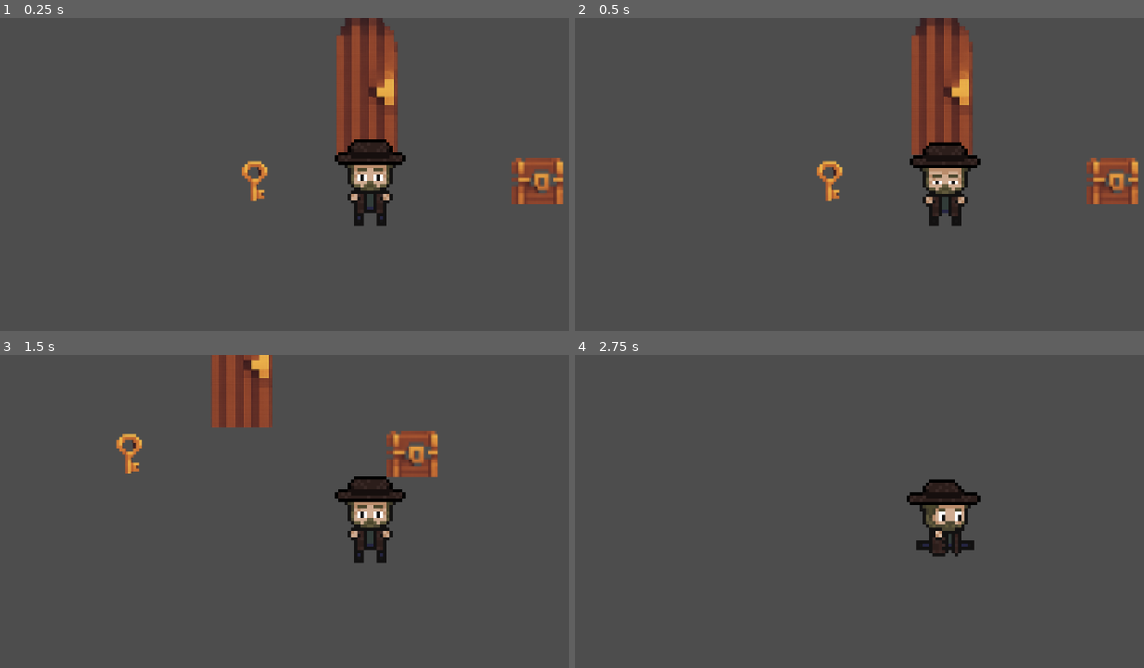
Above: before the commit, frames 1-4 (two rows, left to right).
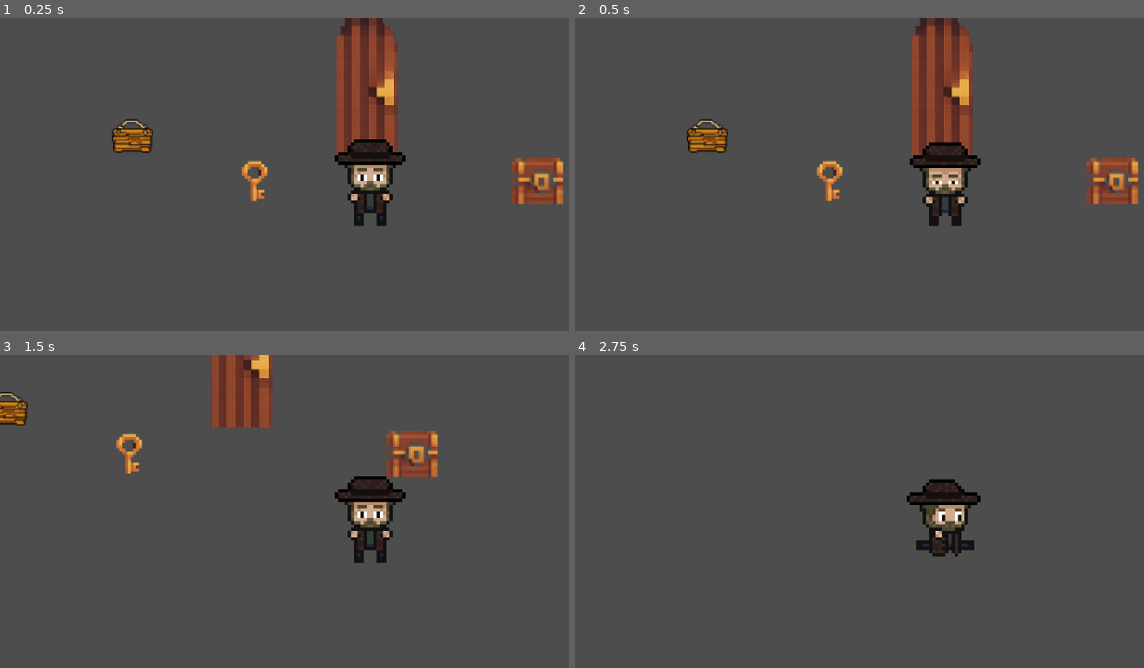
Above: after the commit, the same moments.

Repository: Flagos21/MinimalGames001
Game: Godot game, scene res://scenes/main.tscn
Two runs of this game, one before a commit and one after it. Both use one fixed random seed, a clock stepped at 60 frames per second and the inputs below.
Inputs:
- Up to frame 1 (0.25 s): no input
- Up to frame 2 (0.5 s): no input
- Up to frame 3 (1.5 s): hold D (move_right) 0.53-1.28 s; tap E (interact) at 0.6, 1.35 s; tap Enter at 1.25 s; hold S (move_down) from 1.28 s (still down)
- Up to frame 4 (2.75 s): release S (move_down) at 2.03 s; hold D (move_right) from 2.03 s (still down); hold Shift (sprint) from 2.03 s (still down); tap E (interact) at 2.3 s

The runs differ from the first frame. In frame 1, 0.6% of the frame differs, in the area x 19-27%, y 32-44%; in frame 2, 0.6%; in frame 3, 0.4%; in frame 4, nothing differs.

Commit message:
feat: Interaccion con letrero

Diff:
--- /dev/null
+++ b/scenes/interactables/sign.tscn
@@ -0,0 +1,29 @@
+[gd_scene load_steps=5 format=3 uid="uid://dr8fef7x24gil"]
+
+[ext_resource type="Script" uid="uid://8oqeabr5iwcj" path="res://scripts/interactables/sign.gd" id="1_twgyp"]
+[ext_resource type="Texture2D" uid="uid://cp5rys73er8g6" path="res://assets/interactables/sign/sign.png" id="1_vxikp"]
+
+[sub_resource type="RectangleShape2D" id="RectangleShape2D_twgyp"]
+size = Vector2(32, 26)
+
+[sub_resource type="RectangleShape2D" id="RectangleShape2D_vxikp"]
+size = Vector2(37, 32)
+
+[node name="Sign" type="StaticBody2D"]
+scale = Vector2(0.4, 0.4)
+script = ExtResource("1_twgyp")
+
+[node name="Sprite2D" type="Sprite2D" parent="."]
+texture = ExtResource("1_vxikp")
+
+[node name="CollisionShape2D" type="CollisionShape2D" parent="."]
+shape = SubResource("RectangleShape2D_twgyp")
+
+[node name="InteractionArea" type="Area2D" parent="."]
+
+[node name="CollisionShape2D" type="CollisionShape2D" parent="InteractionArea"]
+position = Vector2(0.5, 0)
+shape = SubResource("RectangleShape2D_vxikp")
+
+[connection signal="body_entered" from="InteractionArea" to="." method="_on_interaction_area_body_entered"]
+[connection signal="body_exited" from="InteractionArea" to="." method="_on_interaction_area_body_exited"]
--- a/scenes/main.tscn
+++ b/scenes/main.tscn
@@ -1,9 +1,11 @@
-[gd_scene load_steps=5 format=3 uid="uid://iicgvgpyyetc"]
+[gd_scene load_steps=7 format=3 uid="uid://iicgvgpyyetc"]
 
 [ext_resource type="PackedScene" uid="uid://cc5dk576axp5t" path="res://scenes/interactables/key.tscn" id="1_o5qli"]
 [ext_resource type="PackedScene" uid="uid://p7jqhli5k58f" path="res://scenes/player/player.tscn" id="2_0wfyh"]
 [ext_resource type="PackedScene" uid="uid://b4rhspbe8qkf2" path="res://scenes/interactables/chest.tscn" id="3_sugp2"]
 [ext_resource type="PackedScene" uid="uid://ditegxihp6dtd" path="res://scenes/interactables/door.tscn" id="4_jyhfs"]
+[ext_resource type="PackedScene" uid="uid://dr8fef7x24gil" path="res://scenes/interactables/sign.tscn" id="5_tbgi4"]
+[ext_resource type="PackedScene" uid="uid://dkco0ha6xvg8q" path="res://scenes/ui/sign_message.tscn" id="6_tefeu"]
 
 [node name="Main" type="Control"]
 layout_mode = 3
@@ -13,8 +15,9 @@
 grow_horizontal = 2
 grow_vertical = 2
 
-[node name="Player" parent="." instance=ExtResource("2_0wfyh")]
+[node name="Player" parent="." node_paths=PackedStringArray("message_box") instance=ExtResource("2_0wfyh")]
 position = Vector2(120, 67)
+message_box = NodePath("../SignMessage")
 
 [node name="Key" parent="." instance=ExtResource("1_o5qli")]
 position = Vector2(84, 53)
@@ -24,3 +27,8 @@
 
 [node name="Door" parent="." instance=ExtResource("4_jyhfs")]
 position = Vector2(119, 23)
+
+[node name="Sign" parent="." instance=ExtResource("5_tbgi4")]
+position = Vector2(46, 39)
+
+[node name="SignMessage" parent="." instance=ExtResource("6_tefeu")]
--- /dev/null
+++ b/scenes/ui/sign_message.tscn
@@ -0,0 +1,23 @@
+[gd_scene load_steps=2 format=3 uid="uid://dkco0ha6xvg8q"]
+
+[sub_resource type="StyleBoxFlat" id="StyleBoxFlat_pxnoa"]
+
+[node name="Sign_Message" type="Control"]
+visible = false
+layout_mode = 3
+anchors_preset = 0
+offset_right = 40.0
+offset_bottom = 40.0
+
+[node name="PanelContainer" type="PanelContainer" parent="."]
+layout_mode = 0
+offset_right = 126.0
+offset_bottom = 20.0
+theme_override_styles/panel = SubResource("StyleBoxFlat_pxnoa")
+
+[node name="Label" type="Label" parent="PanelContainer"]
+custom_minimum_size = Vector2(50, 0)
+layout_mode = 2
+theme_override_font_sizes/font_size = 8
+text = "Este es un texto de prueba"
+autowrap_mode = 3
--- /dev/null
+++ b/scripts/interactables/sign.gd
@@ -0,0 +1,22 @@
+extends StaticBody2D
+
+# Al usar @export, podemos escribir el mensaje de cada
+# letrero directamente desde el editor de Godot.
+@export_multiline var message: String = "Hola"
+
+# Esta es la función que el jugador llamará cuando presione "E"
+func interact(player):
+	# El letrero no hace el trabajo de mostrar el UI.
+	# Simplemente le pide al jugador que lo haga por él,
+	# pasándole el mensaje que debe mostrar.
+	player.show_message_box(message)
+
+# Cuando el jugador entra en el área, nos registramos con él
+func _on_interaction_area_body_entered(body):
+	if body.is_in_group("player"):
+		body.register_interactable(self)
+
+# Cuando el jugador sale del área, nos damos de baja
+func _on_interaction_area_body_exited(body):
+	if body.is_in_group("player"):
+		body.unregister_interactable(self)
--- a/scripts/player/player.gd
+++ b/scripts/player/player.gd
@@ -2,6 +2,10 @@
 
 @export var speed := 100
 @export var run_multiplier := 1.5
+
+enum State { MOVE, UI }
+var current_state = State.MOVE
+@export var message_box: Control
 
 var direction := Vector2.ZERO
 var is_running := false
@@ -38,14 +42,25 @@
 	if interactable_in_range == obj:
 		interactable_in_range = null
 
+func show_message_box(message: String):
+	message_box.get_node("PanelContainer/Label").text = message
+	message_box.visible = true
+	current_state = State.UI
+
 func _physics_process(delta):
-	# Lógica de Interacción
-	if Input.is_action_just_pressed("interact") and interactable_in_range != null:
-		interactable_in_range.interact(self) # Le decimos al objeto que interactúe
-	get_input()
-	move_and_slide()
-	update_animation()
-#	update_held_item_visual()
+	match current_state:
+		State.MOVE:
+			if Input.is_action_just_pressed("interact") and interactable_in_range != null:
+				interactable_in_range.interact(self)
+			get_input()
+			move_and_slide()
+			update_animation()
+			# update_held_item_visual()
+		State.UI:
+			# Se cierra el mensaje/sign con "interact" (E) O con "ui_cancel" (Escape)
+			if Input.is_action_just_pressed("interact") or Input.is_action_just_pressed("ui_cancel"):
+				message_box.visible = false
+				current_state = State.MOVE
 
 func get_input():
 	direction = Vector2.ZERO
Binary file added: assets/interactables/sign/sign.png
Not shown, added: assets/interactables/sign/sign.png.import
Not shown, added: scripts/interactables/sign.gd.uid
